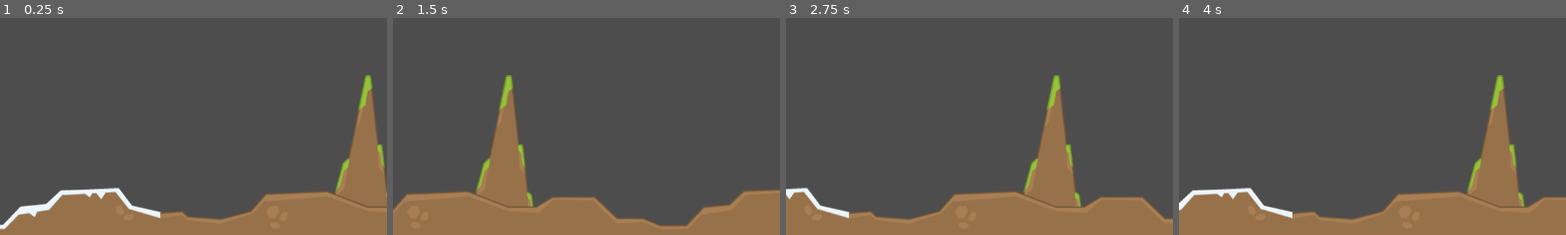
Above: before the commit, frames 1-4 (left to right).
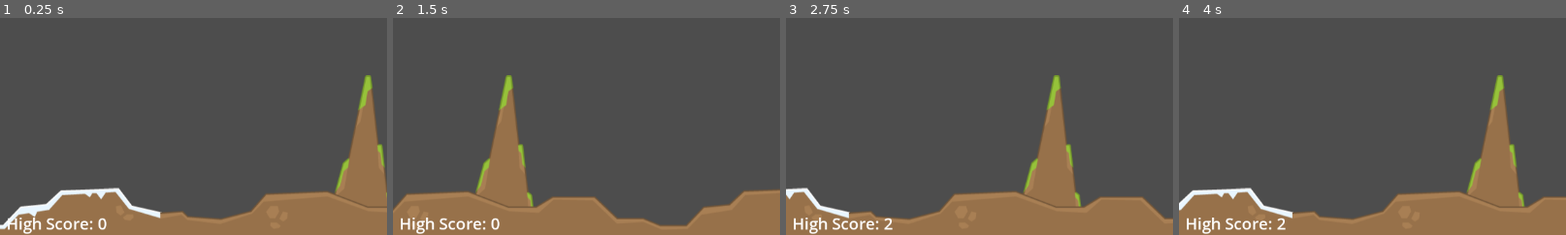
Above: after the commit, the same moments.

Repository: smarthall/20games
Game: Godot game, scene res://level.tscn
Two runs of this game, one before a commit and one after it. Both use one fixed random seed, a clock stepped at 60 frames per second and the inputs below.
Inputs:
- Up to frame 1 (0.25 s): no input
- Up to frame 2 (1.5 s): tap Enter (Restart) at 0.5 s; tap Space (Flap) at 0.77, 1.07 s
- Up to frame 3 (2.75 s): tap Space (Flap) at 1.52, 1.82 s; tap Enter (Restart) at 2 s
- Up to frame 4 (4 s): tap Space (Flap) at 3.02, 3.32, 3.77 s; tap Enter (Restart) at 3.5 s
The pictures show only the part of the screen within x 43-93%, y 50-100%; the shares and areas given below are measured in that part.

The runs differ from the first frame. In frame 1, 0.7% of the frame differs, in the area x 2-28%, y 91-100%; in frame 2, 0.7%; in frame 3, 0.7%; in frame 4, 0.7%.

Commit message:
Store and load a high score

Diff:
--- a/flappy/level.gd
+++ b/flappy/level.gd
@@ -14,10 +14,12 @@
 @onready var player: Player = $Player
 @onready var score_label: Label = $CanvasLayer/Control/ScoreLabel
 @onready var game_over_label: Label = $CanvasLayer/Control/GameOverLabel
+@onready var high_score_label: Label = $CanvasLayer/Control/HighScoreLabel
 
 @onready var initial_player_pos: Vector2 = $Player.position
 
 var biome_instances: Array = []
+var high_score := 0
 var score := 0
 var gameover := false
 
@@ -36,6 +38,7 @@
 
 		instance.player_scored.connect(increment_score)
 
+	load_high_score()
 	start_game()
 
 func _input(event):
@@ -107,7 +110,30 @@
 	score = 0
 	score_label.text = str(score)
 
+func load_high_score() -> void:
+	if FileAccess.file_exists("user://high_score.save"):
+		var save_file := FileAccess.open("user://high_score.save", FileAccess.READ)
+		high_score = save_file.get_var()
+		save_file.close()
+	print("High Score Loaded: ", high_score)
+
+	display_high_score()
+
+func save_high_score() -> void:
+	var save_file := FileAccess.open("user://high_score.save", FileAccess.WRITE)
+	save_file.store_var(high_score)
+	save_file.close()
+
+func display_high_score() -> void:
+	high_score_label.text = "High Score: " + str(high_score)
+
 func end_game() -> void:
 	gameover = true
 	player.stop()
 	game_over_label.show()
+
+	if score > high_score:
+		high_score = score
+
+		display_high_score()
+		save_high_score()
--- a/flappy/level.tscn
+++ b/flappy/level.tscn
@@ -26,6 +26,9 @@
 [sub_resource type="LabelSettings" id="LabelSettings_1ainy"]
 font = SubResource("SystemFont_f2txt")
 font_size = 28
+
+[sub_resource type="LabelSettings" id="LabelSettings_vonw3"]
+font_size = 24
 
 [node name="Level" type="Node2D"]
 script = ExtResource("1_oi3di")
@@ -99,5 +102,18 @@
 label_settings = SubResource("LabelSettings_1ainy")
 horizontal_alignment = 1
 
+[node name="HighScoreLabel" type="Label" parent="CanvasLayer/Control"]
+layout_mode = 1
+anchors_preset = 12
+anchor_top = 1.0
+anchor_right = 1.0
+anchor_bottom = 1.0
+offset_top = -23.0
+grow_horizontal = 2
+grow_vertical = 0
+text = "High Score: "
+label_settings = SubResource("LabelSettings_vonw3")
+horizontal_alignment = 1
+
 [connection signal="hit_obstacle" from="Player" to="." method="_on_player_hit_obstacle"]
 [connection signal="body_entered" from="OutOfBounds" to="." method="_on_too_high_body_entered"]
Not shown: 1 places in flappy/level.tscn that only renumber resources
